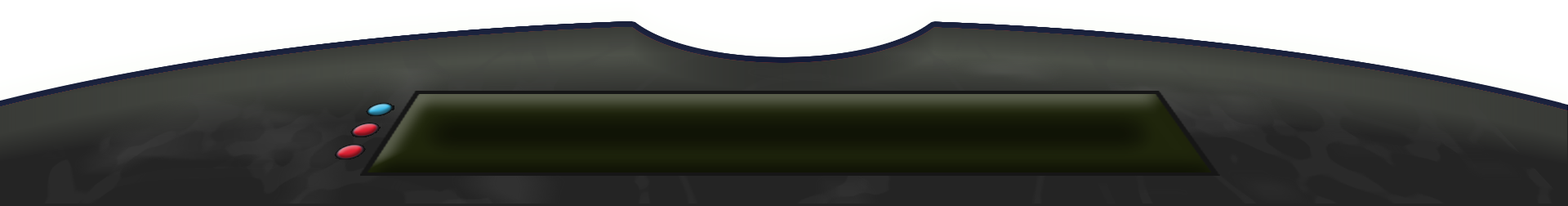
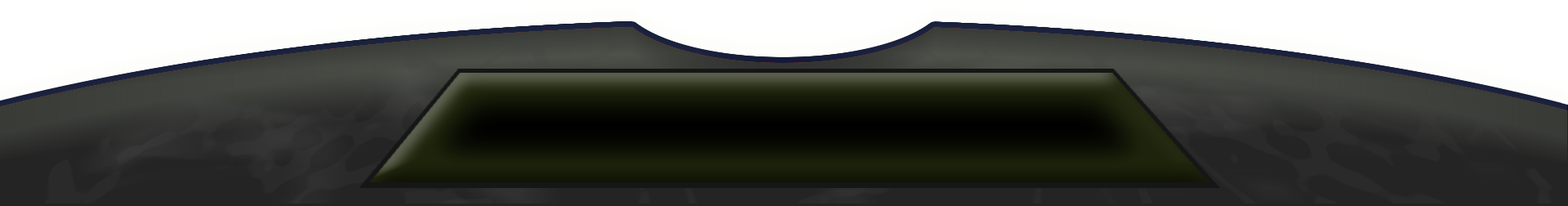
Layers edited between the first and the second 1568px x 206px image:
painted on "Screen" over (367, 72, 1212, 183)
painted on "Screen border" over (359, 68, 1221, 188)
hid "Lights", painted on it over (334, 90, 433, 163)
